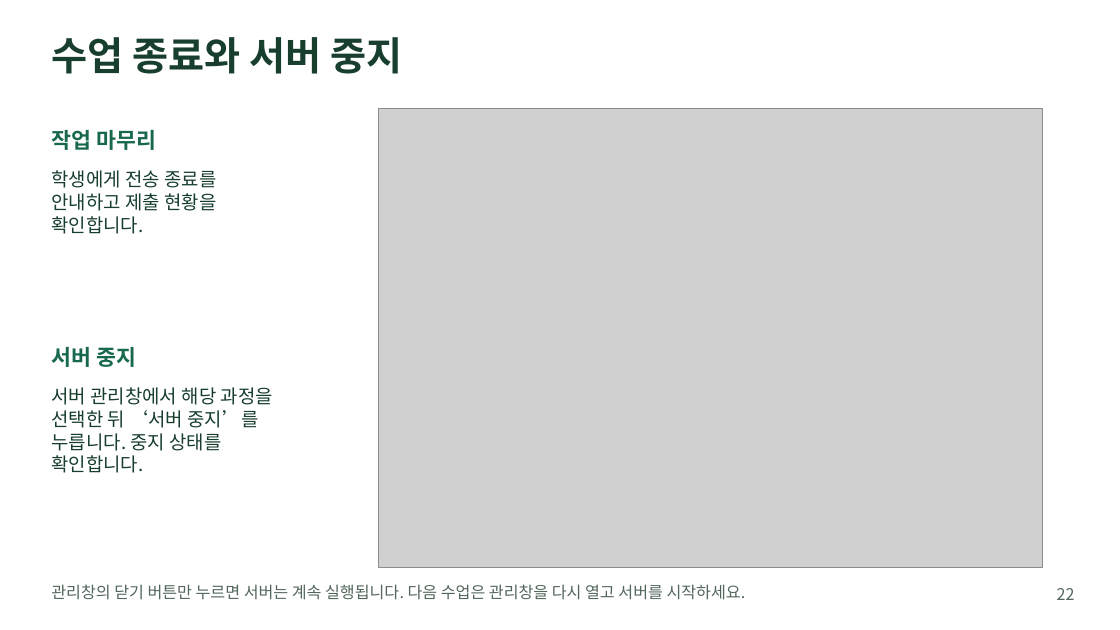
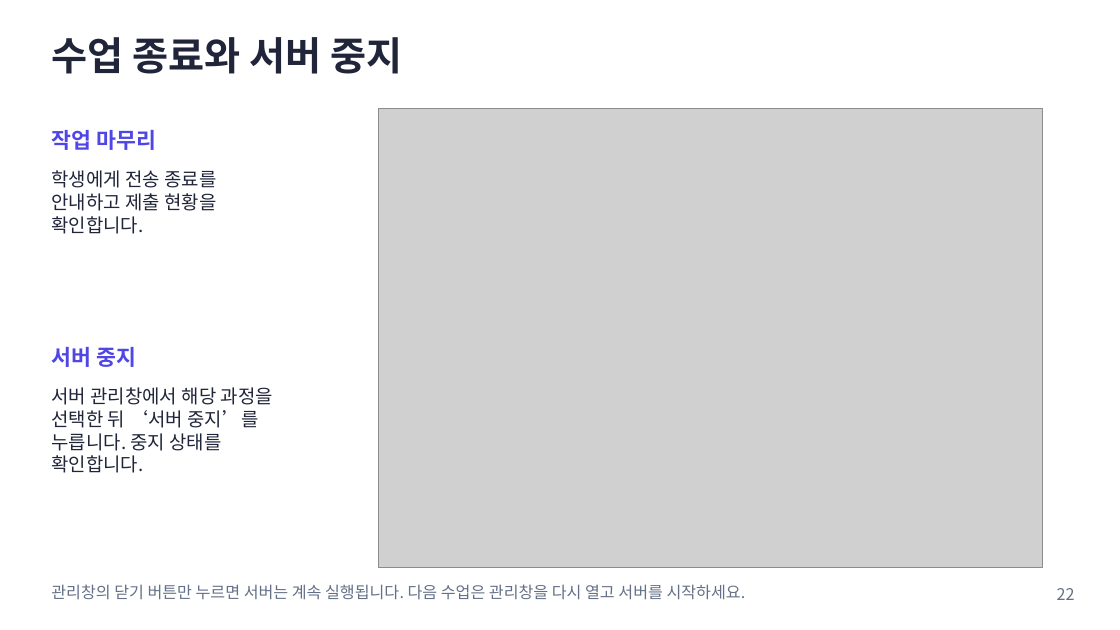
Before and after one commit to prozac0401/AssignmentHub, a slide deck: slide 22 of docs/manual/AssignmentHub_사용자_매뉴얼.pptx. Drawn at 1120x630 pixels with LibreOffice and Linux fonts; fonts in the diff are those of the drawing; grey boxes stand for pictures. Boxes give left, top, right and bottom in pixels: in the first picture for what was removed or moved away, otherwise in the second. Text is boxed around its words. In the diff, an @@ line names an element or a change of style, - is before the commit and + after.

```diff
--- a/docs/manual/AssignmentHub_사용자_매뉴얼.pptx
+++ b/docs/manual/AssignmentHub_사용자_매뉴얼.pptx
@@ text "작업 마무리" at [51,130,156,150]: text colour #17684F to #4F46E5 @@
@@ text "서버 중지" at [51,347,136,367]: text colour #17684F to #4F46E5 @@
@@ text colour #183E2E to #202539 in 3 elements at [51,37,403,74], [51,170,216,234], [51,387,273,473] @@
@@ text "관리창의 닫기 버튼만 누르면 서버는 ..." at [51,584,746,600]: text colour #52665B to #647087 @@
@@ text "22" at [1057,588,1075,600]: text colour #52665B to #647087 @@
```
Also in this commit, not shown: 23 other slides changed, 3 slides added, 44 other files.
